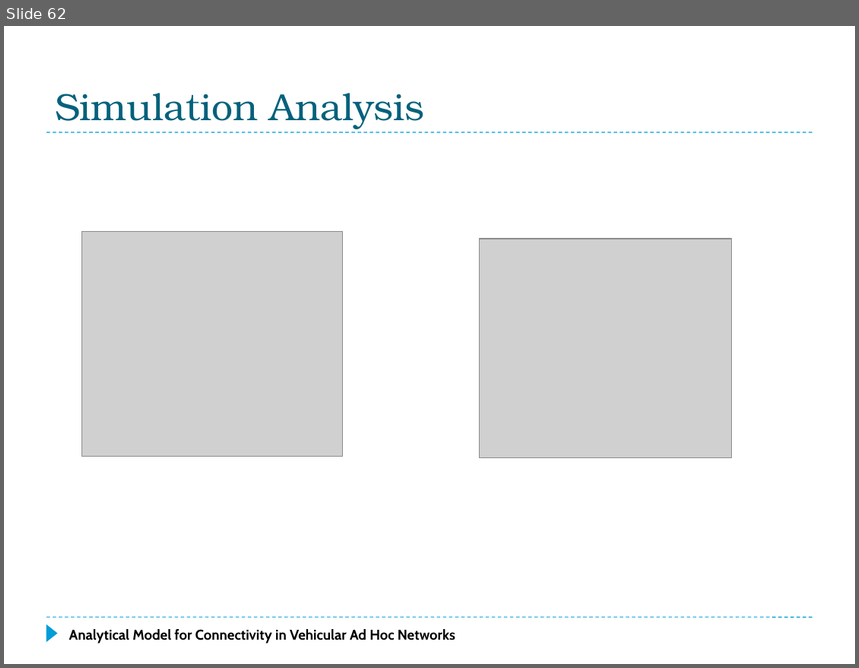
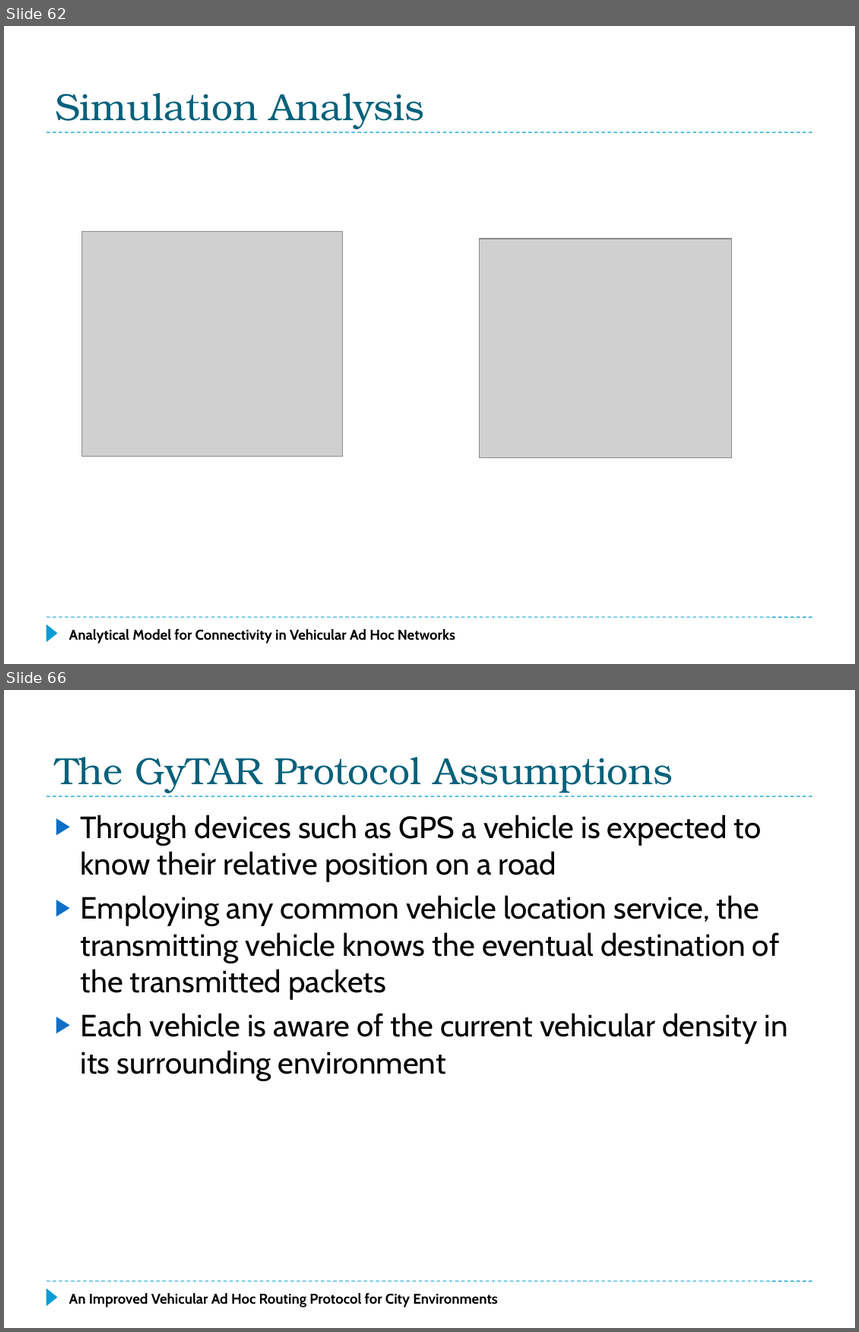
Before and after one commit to f33losopher/EEMaster_VANET, a slide deck: VANET_Felix.pptx. Shown one above the other, each under a label of ours: slide 62 before the commit, slides 62 and 66 after it; the slides between them are not shown. The pictures are 859x668 and 859x1332 pixels, drawn with LibreOffice and Linux fonts; fonts in the diff are those of the drawing; grey boxes stand for pictures. Boxes give left, top, right and bottom in pixels: in the first picture for what was removed or moved away, otherwise in the second. Text is boxed around its words. In the diff, an @@ line names an element or a change of style, - is before the commit and + after.

```diff
--- a/VANET_Felix.pptx
+++ b/VANET_Felix.pptx
@@ slide 66 added at [4,690,855,1328], background #FFFFFF; not listed: 3 template elements that a slide beside it also shows @@
@@ title added at [55,757,673,793], 32 pt, text #04617B @@
+The GyTAR Protocol Assumptions
@@ text added at [81,815,788,1081], 26 pt, text #000000 @@
+▶ Through devices such as GPS a vehicle is expected to know their relative position on a road
+▶ Employing any common vehicle location service, the transmitting vehicle knows the eventual destination of the transmitted packets
+▶ Each vehicle is aware of the current vehicular density in its surrounding environment
@@ text added at [69,1293,497,1308], 12 pt, text #000000, bold @@
+An Improved Vehicular Ad Hoc Routing Protocol for City Environments
```
Also in this commit, not shown: 8 other slides added, 1 other file.
